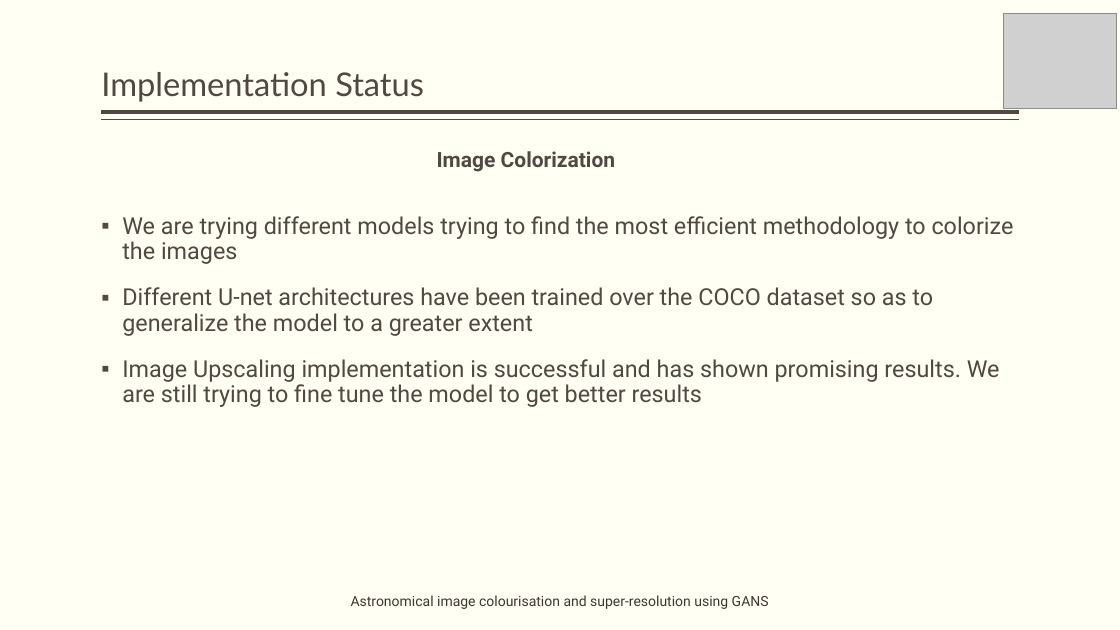
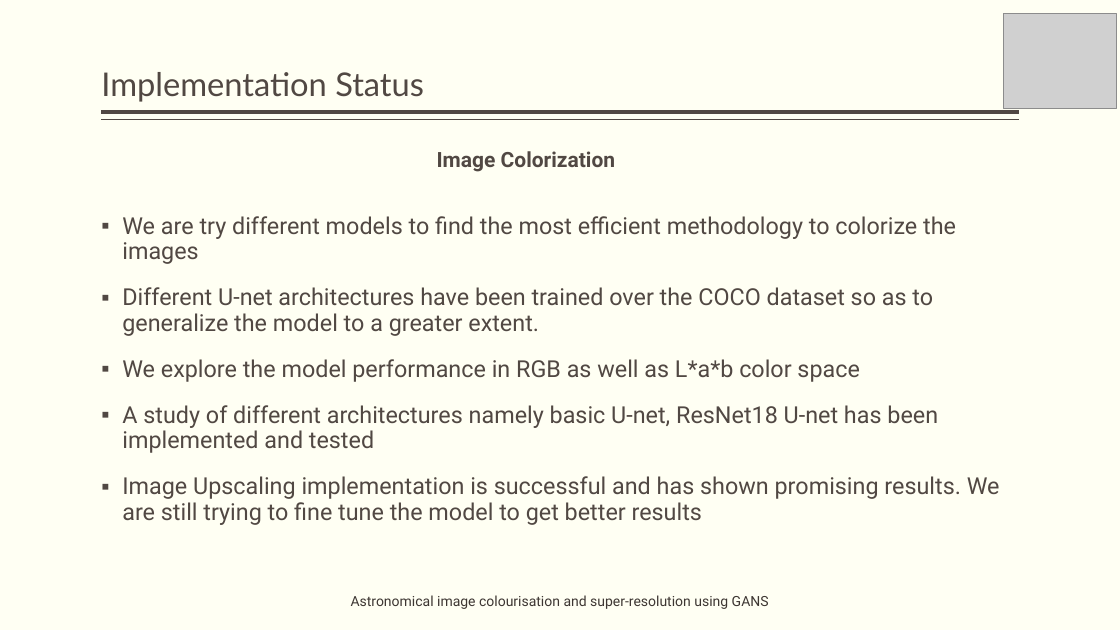
Before and after one commit to obi-wan-shinobi/Literature-Review, a slide deck: slide 9 of Presentation/Stage_2/stage_2_presentation.pptx. Drawn at 1120x630 pixels with LibreOffice and Linux fonts; fonts in the diff are those of the drawing; grey boxes stand for pictures. Boxes give left, top, right and bottom in pixels: in the first picture for what was removed or moved away, otherwise in the second. Text is boxed around its words. In the diff, an @@ line names an element or a change of style, - is before the commit and + after.

```diff
--- a/Presentation/Stage_2/stage_2_presentation.pptx
+++ b/Presentation/Stage_2/stage_2_presentation.pptx
@@ text at (122,216,956,453): text changed @@
-▪ We are trying different models trying to find the most efficient methodology to colorize the images
-▪ Different U-net architectures have been trained over the COCO dataset so as to generalize the model to a greater extent
+▪ We are try different models to find the most efficient methodology to colorize the images
+▪ Different U-net architectures have been trained over the COCO dataset so as to generalize the model to a greater extent.
+▪ We explore the model performance in RGB as well as L*a*b color space
+▪ A study of different architectures namely basic U-net, ResNet18 U-net has been implemented and tested
```
Also in this commit, not shown: 6 other slides changed, 8 slides added, 7 other files.
